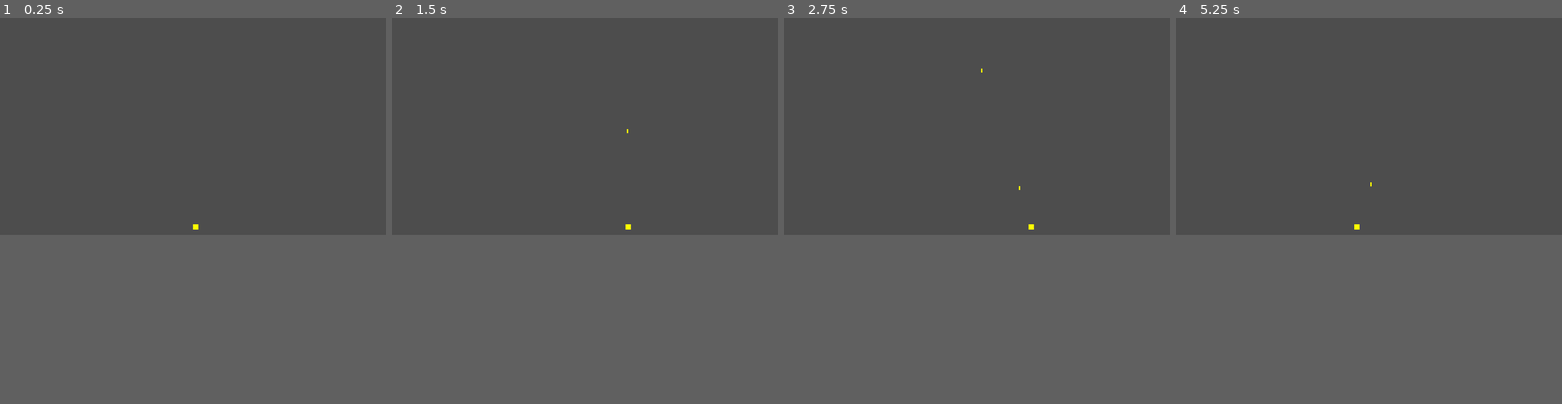
Above: before the commit, frames 1-4 (left to right).
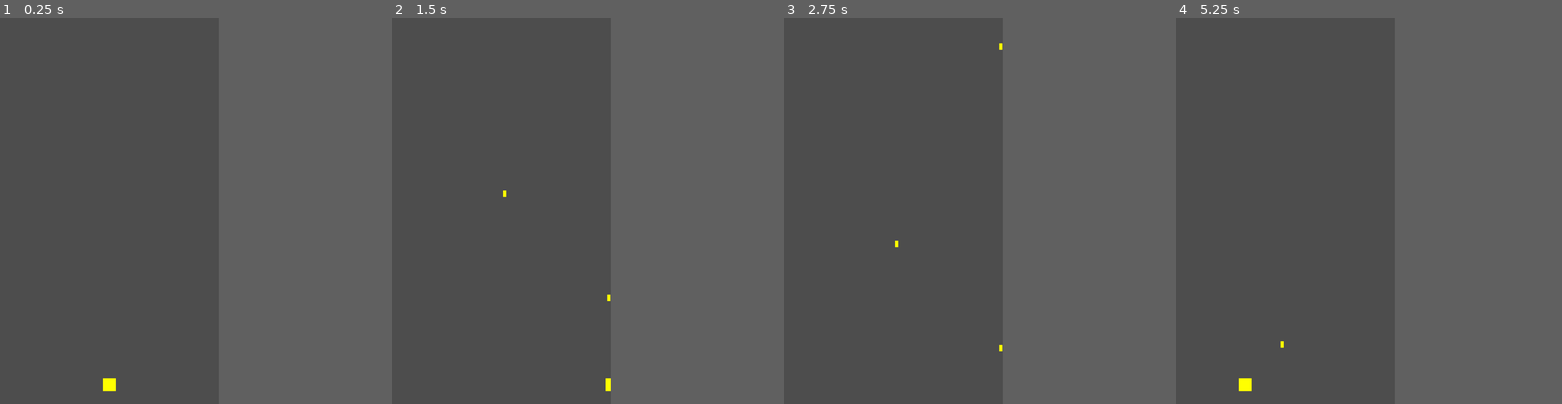
Above: after the commit, the same moments.

Repository: marcelociacco-utfpr/river-raid-duploverso
Game: Godot game, scene res://scenes/game.tscn
Same seed, same stepped clock (60 frames per second), same inputs: the game is played once before the commit and once after it.
Inputs:
- Up to frame 1 (0.25 s): no input
- Up to frame 2 (1.5 s): tap Enter at 0.5 s; hold Right (move_right) 0.53-1.28 s; hold Space (fire) 0.53-1.28 s; hold Left (move_left) from 1.28 s (still down); tap Space (fire) at 1.35 s
- Up to frame 3 (2.75 s): release Left (move_left) at 2.03 s; hold Right (move_right) from 2.03 s (still down); hold Space (fire) from 2.03 s (still down)
- Up to frame 4 (5.25 s): release Space (fire) at 2.78 s; tap Space (fire) at 2.85, 4.35 s; release Right (move_right) at 3.53 s; hold Space (fire) 3.53-4.28 s; hold Left (move_left) from 3.53 s (still down); hold Space (fire) from 5.03 s (still down)
In our replay, the window is 799x449 before the commit and 453x799 after it. These sizes can differ from the game's own. Grey fills any space a smaller window leaves; there, only what the larger window draws over its background counts as a difference.

The runs differ from the first frame. In frame 1, 0.1% of the frame differs, in the area x 26-52%, y 53-97%; in frame 2, 0.1%; in frame 3, less than 0.1%; in frame 4, 0.2%, in the area x 16-51%, y 42-97%.

Commit message:
movimento jogador; movimento tiro; criacao tiles rios;

Diff:
--- a/riverraidduploverso/project.godot
+++ b/riverraidduploverso/project.godot
@@ -14,6 +14,12 @@
 run/main_scene="uid://w1u0poqmr6bv"
 config/features=PackedStringArray("4.4", "GL Compatibility")
 config/icon="res://icon.svg"
+
+[display]
+
+window/size/viewport_width=544
+window/size/viewport_height=960
+window/size/resizable=false
 
 [input]
 
--- a/riverraidduploverso/scenes/bullet.tscn
+++ b/riverraidduploverso/scenes/bullet.tscn
@@ -1,16 +1,18 @@
-[gd_scene load_steps=3 format=3 uid="uid://i1sgp7pif5e3"]
+[gd_scene load_steps=4 format=3 uid="uid://i1sgp7pif5e3"]
 
 [ext_resource type="Script" uid="uid://bvfhw4wddnoq1" path="res://scripts/bullet.gd" id="1_mkf8s"]
+[ext_resource type="Texture2D" uid="uid://bjelvh0halqg" path="res://assets/fire.png" id="2_y25gk"]
 
-[sub_resource type="CapsuleShape2D" id="CapsuleShape2D_h1aey"]
+[sub_resource type="RectangleShape2D" id="RectangleShape2D_l5glv"]
+size = Vector2(8, 16)
 
 [node name="Bullet" type="Area2D"]
 script = ExtResource("1_mkf8s")
 
-[node name="ColorRect" type="ColorRect" parent="."]
-offset_right = 4.0
-offset_bottom = 12.0
-color = Color(1, 1, 0, 1)
+[node name="Sprite2D" type="Sprite2D" parent="."]
+position = Vector2(4, 8)
+texture = ExtResource("2_y25gk")
 
 [node name="CollisionShape2D" type="CollisionShape2D" parent="."]
-shape = SubResource("CapsuleShape2D_h1aey")
+position = Vector2(4, 8)
+shape = SubResource("RectangleShape2D_l5glv")
--- a/riverraidduploverso/scenes/game.tscn
+++ b/riverraidduploverso/scenes/game.tscn
@@ -1,7 +1,13 @@
-[gd_scene load_steps=2 format=3 uid="uid://w1u0poqmr6bv"]
+[gd_scene load_steps=4 format=3 uid="uid://w1u0poqmr6bv"]
 
 [ext_resource type="PackedScene" uid="uid://bow8dwlnky33p" path="res://scenes/player.tscn" id="1_uwrxv"]
+[ext_resource type="PackedScene" uid="uid://vl13s1f2kutl" path="res://scenes/world_blue.tscn" id="1_yqjtg"]
+[ext_resource type="PackedScene" uid="uid://dw188k4rj7gwo" path="res://scenes/world_purple.tscn" id="2_lnu2h"]
 
 [node name="Game" type="Node2D"]
 
+[node name="WorldBlue" parent="." instance=ExtResource("1_yqjtg")]
+
+[node name="WorldPurple" parent="." instance=ExtResource("2_lnu2h")]
+
 [node name="Player" parent="." instance=ExtResource("1_uwrxv")]
--- a/riverraidduploverso/scenes/player.tscn
+++ b/riverraidduploverso/scenes/player.tscn
@@ -1,22 +1,21 @@
-[gd_scene load_steps=3 format=3 uid="uid://bow8dwlnky33p"]
+[gd_scene load_steps=4 format=3 uid="uid://bow8dwlnky33p"]
 
 [ext_resource type="Script" uid="uid://77kyuveebnbu" path="res://scripts/player.gd" id="1_3vyb7"]
+[ext_resource type="Texture2D" uid="uid://df3itcm3ocwuk" path="res://assets/plane.png" id="2_g2els"]
 
-[sub_resource type="RectangleShape2D" id="RectangleShape2D_txmai"]
-size = Vector2(16, 16)
+[sub_resource type="RectangleShape2D" id="RectangleShape2D_g2els"]
+size = Vector2(32, 32)
 
 [node name="Player" type="CharacterBody2D"]
+collision_layer = 0
+collision_mask = 3
 script = ExtResource("1_3vyb7")
 
-[node name="ColorRect" type="ColorRect" parent="."]
-offset_right = 16.0
-offset_bottom = 16.0
-color = Color(1, 1, 0, 1)
+[node name="Sprite2D" type="Sprite2D" parent="."]
+texture = ExtResource("2_g2els")
 
 [node name="CollisionShape2D" type="CollisionShape2D" parent="."]
-visible = false
-position = Vector2(8, 8)
-shape = SubResource("RectangleShape2D_txmai")
+shape = SubResource("RectangleShape2D_g2els")
 
 [node name="Gun" type="Marker2D" parent="."]
-position = Vector2(8, 0)
+position = Vector2(-4, -16)
--- /dev/null
+++ b/riverraidduploverso/scenes/world_blue.tscn
@@ -0,0 +1,18 @@
+[gd_scene load_steps=4 format=3 uid="uid://vl13s1f2kutl"]
+
+[ext_resource type="Texture2D" uid="uid://c3k5mt3kerjvs" path="res://assets/tilemap.png" id="1_ndof5"]
+
+[sub_resource type="TileSetAtlasSource" id="TileSetAtlasSource_hrxnh"]
+texture = ExtResource("1_ndof5")
+0:0/0 = 0
+0:1/0 = 0
+0:1/0/physics_layer_0/polygon_0/points = PackedVector2Array(-8, -8, 8, -8, 8, 8, -8, 8)
+
+[sub_resource type="TileSet" id="TileSet_tarcr"]
+physics_layer_0/collision_layer = 1
+sources/0 = SubResource("TileSetAtlasSource_hrxnh")
+
+[node name="WorldBlue" type="Node2D"]
+
+[node name="River" type="TileMapLayer" parent="."]
+tile_set = SubResource("TileSet_tarcr")
--- /dev/null
+++ b/riverraidduploverso/scenes/world_purple.tscn
@@ -0,0 +1,19 @@
+[gd_scene load_steps=4 format=3 uid="uid://dw188k4rj7gwo"]
+
+[ext_resource type="Texture2D" uid="uid://c3k5mt3kerjvs" path="res://assets/tilemap.png" id="1_uwgar"]
+
+[sub_resource type="TileSetAtlasSource" id="TileSetAtlasSource_5rukk"]
+texture = ExtResource("1_uwgar")
+1:0/0 = 0
+1:1/0 = 0
+1:1/0/physics_layer_0/polygon_0/points = PackedVector2Array(-8, -8, 8, -8, 8, 8, -8, 8)
+
+[sub_resource type="TileSet" id="TileSet_8yxgd"]
+physics_layer_0/collision_layer = 2
+physics_layer_0/collision_mask = 2
+sources/0 = SubResource("TileSetAtlasSource_5rukk")
+
+[node name="WorldPurple" type="Node2D"]
+
+[node name="River" type="TileMapLayer" parent="."]
+tile_set = SubResource("TileSet_8yxgd")
--- a/riverraidduploverso/scripts/bullet.gd
+++ b/riverraidduploverso/scripts/bullet.gd
@@ -1,7 +1,6 @@
 extends Area2D
 
-var speed: float = 680.0
-var damage: int = 10
+const speed: float = 500.0
 
 func _physics_process(delta: float) -> void:
 
--- a/riverraidduploverso/scripts/player.gd
+++ b/riverraidduploverso/scripts/player.gd
@@ -1,11 +1,11 @@
 extends CharacterBody2D
 
 # ainda não localizei a velocidade ideal
-const SPEED := 220.0
+const SPEED := 500.0
 
 # preciso balancear melhor o tempo de espera
-var tempo_espera := 0.5
-var tempo_tiro := 0.0
+var time_wait := 0.5
+var time_fire := 0.0
 
 # trazer o marcador (onde começa o tiro) para codigo
 @onready var gun: Node2D = $Gun
@@ -33,7 +33,7 @@
 	if Input.is_action_pressed("move_left"):
 		dir.x -= 1
 
-	velocity = dir.normalized() * SPEED
+	velocity.x = dir.x * SPEED
 	move_and_slide()
 
 	# meu primeiro código foi este:
@@ -41,11 +41,12 @@
 	# if Input.is_action_pressed("fire") :
 	# _shoot()
 
-	#código aprensentado pelo chatgpt como resolução
-	tempo_tiro = max(tempo_tiro - delta, 0.0)
-	if Input.is_action_pressed("fire") and tempo_tiro <= 0.0:
+	# código aprensentado pelo chatgpt como resolução
+	# aguardar um tempo para dar próximo tiro.
+	time_fire = max(time_fire - delta, 0.0)
+	if Input.is_action_pressed("fire") and time_fire <= 0.0:
 		_shoot()
-		tempo_tiro = tempo_espera
+		time_fire = time_wait
 
 func _shoot() -> void:
 	# instanciar a cena bala(tiro)
Binary file added: riverraidduploverso/assets/chopper.png
Binary file added: riverraidduploverso/assets/fire.png
Binary file added: riverraidduploverso/assets/plane.png
Binary file added: riverraidduploverso/assets/ship.png
Binary file added: riverraidduploverso/assets/tilemap.png
Not shown, added: Doc/Quadro_Kanban_2.pdf
